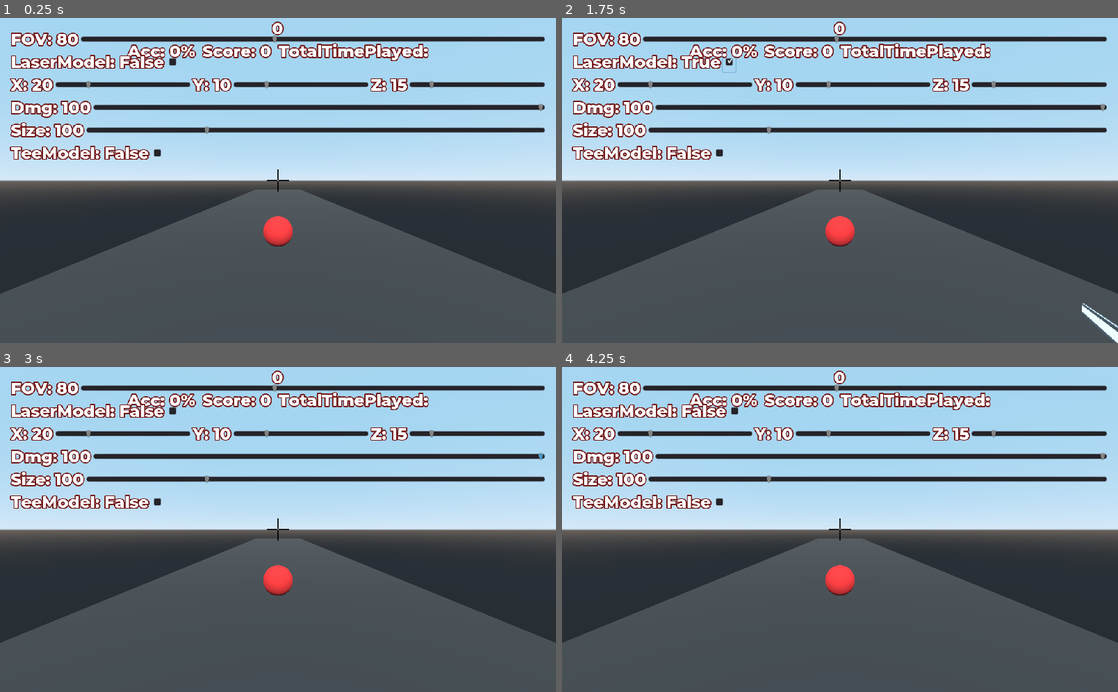
Above: before the commit, frames 1-4 (two rows, left to right).
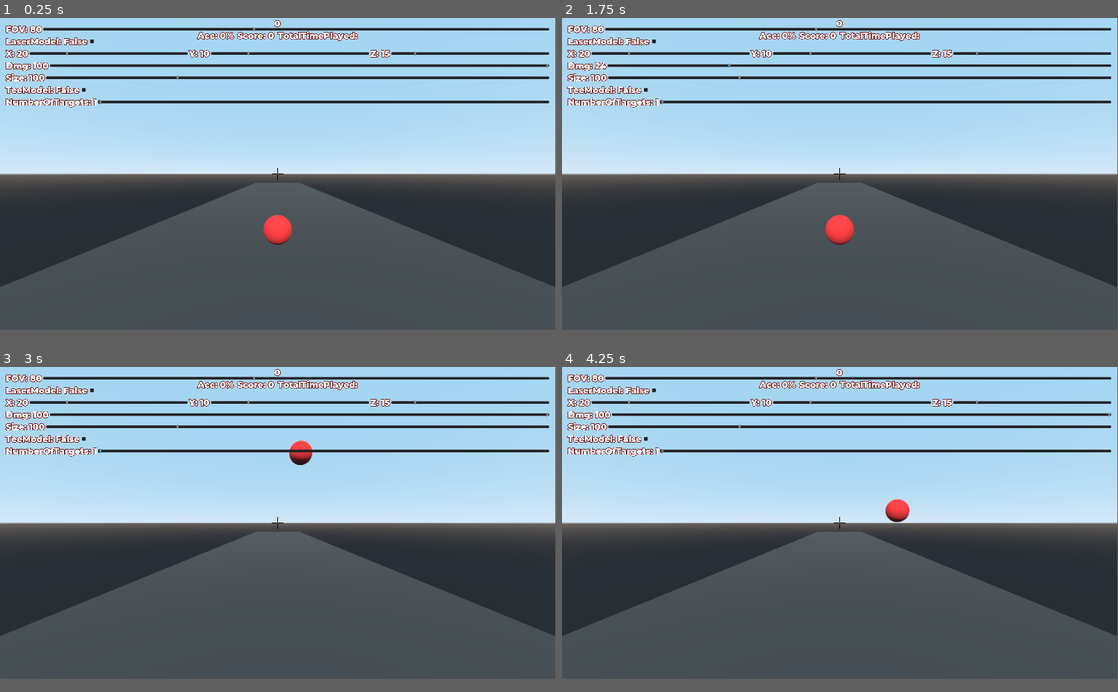
Above: after the commit, the same moments.

Repository: Inateblig/AimTrainer
Game: Godot game, scene res://src/scenes/World.tscn
The game is run twice, just before and just after one commit, with the same random seed, the same clock (stepped at 60 frames per second) and the same inputs.
Inputs (mouse positions are in pixels of both pictures, inside the frame that each line leads up to):
- Up to frame 1 (0.25 s): no input
- Up to frame 2 (1.75 s): click (734, 63) at 0.52 s; tap Enter at 1.25 s; move the mouse to (962, 164) at 1.27 s; hold F (right) from 1.28 s (still down); hold D (bwd) from 1.28 s (still down); click (962, 164) at 1.42 s; tap Space (jump) at 1.52 s
- Up to frame 3 (3 s): tap Middle mouse button (restart) at 2, 2.75 s; move the mouse to (166, 545) at 2.02 s; release F (right) at 2.03 s; release D (bwd) at 2.03 s; hold S (left) 2.03-2.78 s; click (166, 545) at 2.1 s; tap Space (jump) at 2.27 s; move the mouse to (333, 458) at 2.77 s; hold F (right) from 2.78 s (still down); tap Z (zoom_in) at 2.85 s
- Up to frame 4 (4.25 s): tap Middle mouse button (restart) at 3.5 s; move the mouse to (812, 594) at 3.52 s; release F (right) at 3.53 s; hold E (fwd) from 3.53 s (still down); tap D (bwd) at 3.6 s; click (812, 594) at 3.67 s; tap Space (jump) at 3.77 s
In our replay, the window is 800x468 before the commit and 799x449 after it. These sizes can differ from the game's own. Grey fills any space a smaller window leaves; there, only what the larger window draws over its background counts as a difference.

The runs differ from the first frame. In frame 1, 20% of the frame differs, in the area x 0-100%, y 0-85%; in frame 2, 21%; in frame 3, 21%; in frame 4, 21%.

Commit message:
Added number of targets option

Diff:
--- a/project.godot
+++ b/project.godot
@@ -21,11 +21,14 @@
 
 [display]
 
+window/size/width=1920
+window/size/height=1080
 window/vsync/use_vsync=false
 
 [global]
 
 release=false
+msaaa=false
 
 [input]
 
@@ -81,4 +84,6 @@
 
 [rendering]
 
+environment/default_clear_color=Color( 0.301961, 0.301961, 0.301961, 1 )
+quality/filters/msaa=3
 environment/default_environment="res://src/assets/laser/default_env.tres"
--- a/src/scenes/GUI.gd
+++ b/src/scenes/GUI.gd
@@ -23,6 +23,7 @@
 	var dmg: float = $VBoxContainer/Dmg/HSlider.value
 	var size: float = $VBoxContainer/Size/HSlider.value
 	var tee: bool = $VBoxContainer/Tee/CheckBox.pressed
+	var ntargets: int = $VBoxContainer/NTargets/HSlider.value
 	$VBoxContainer/FOV/Label.set_text("FOV: " + str(fov))
 	$VBoxContainer/Laser/Label.set_text("LaserModel: " + str(laser))
 	$VBoxContainer/RandRange/X.set_text("X: " + str(xrange))
@@ -31,12 +32,14 @@
 	$VBoxContainer/Dmg/Label.set_text("Dmg: " + str(dmg))
 	$VBoxContainer/Size/Label.set_text("Size: " + str(size))
 	$VBoxContainer/Tee/Label.set_text("TeeModel: " + str(tee))
+	$VBoxContainer/NTargets/Label.set_text("NumberOfTargets: " + str(ntargets))
 	Globals.fov = fov
 	Globals.laser = laser
 	Globals.randrange = Vector3(xrange, yrange, zrange)
 	Globals.dmg = dmg
 	Globals.size = size
 	Globals.tee = tee
+	Globals.ntargets = ntargets
 
 func zoom():
 	if Input.is_action_just_pressed("zoom_in"):
--- a/src/scenes/GUI.tscn
+++ b/src/scenes/GUI.tscn
@@ -15,7 +15,7 @@
 margin_bottom = -20.0
 
 [node name="FOV" type="HBoxContainer" parent="VBoxContainer"]
-margin_right = 984.0
+margin_right = 1880.0
 margin_bottom = 38.0
 
 [node name="Label" type="Label" parent="VBoxContainer/FOV"]
@@ -26,7 +26,7 @@
 
 [node name="HSlider" type="HSlider" parent="VBoxContainer/FOV"]
 margin_left = 88.0
-margin_right = 984.0
+margin_right = 1880.0
 margin_bottom = 38.0
 size_flags_horizontal = 3
 size_flags_vertical = 1
@@ -37,7 +37,7 @@
 
 [node name="Laser" type="HBoxContainer" parent="VBoxContainer"]
 margin_top = 42.0
-margin_right = 984.0
+margin_right = 1880.0
 margin_bottom = 80.0
 
 [node name="Label" type="Label" parent="VBoxContainer/Laser"]
@@ -53,7 +53,7 @@
 
 [node name="RandRange" type="HBoxContainer" parent="VBoxContainer"]
 margin_top = 84.0
-margin_right = 984.0
+margin_right = 1880.0
 margin_bottom = 122.0
 
 [node name="X" type="Label" parent="VBoxContainer/RandRange"]
@@ -64,7 +64,7 @@
 
 [node name="XSlider" type="HSlider" parent="VBoxContainer/RandRange"]
 margin_left = 55.0
-margin_right = 326.0
+margin_right = 625.0
 margin_bottom = 38.0
 size_flags_horizontal = 3
 size_flags_vertical = 1
@@ -74,15 +74,15 @@
 value = 20.0
 
 [node name="Y" type="Label" parent="VBoxContainer/RandRange"]
-margin_left = 330.0
-margin_right = 380.0
+margin_left = 629.0
+margin_right = 679.0
 margin_bottom = 38.0
 custom_fonts/font = ExtResource( 1 )
 text = "Y: 1"
 
 [node name="YSlider" type="HSlider" parent="VBoxContainer/RandRange"]
-margin_left = 384.0
-margin_right = 655.0
+margin_left = 683.0
+margin_right = 1253.0
 margin_bottom = 38.0
 size_flags_horizontal = 3
 size_flags_vertical = 1
@@ -91,15 +91,15 @@
 value = 10.0
 
 [node name="Z" type="Label" parent="VBoxContainer/RandRange"]
-margin_left = 659.0
-margin_right = 708.0
+margin_left = 1257.0
+margin_right = 1306.0
 margin_bottom = 38.0
 custom_fonts/font = ExtResource( 1 )
 text = "Z: 1"
 
 [node name="ZSlider" type="HSlider" parent="VBoxContainer/RandRange"]
-margin_left = 712.0
-margin_right = 984.0
+margin_left = 1310.0
+margin_right = 1880.0
 margin_bottom = 38.0
 size_flags_horizontal = 3
 size_flags_vertical = 1
@@ -108,7 +108,7 @@
 
 [node name="Dmg" type="HBoxContainer" parent="VBoxContainer"]
 margin_top = 126.0
-margin_right = 984.0
+margin_right = 1880.0
 margin_bottom = 164.0
 
 [node name="Label" type="Label" parent="VBoxContainer/Dmg"]
@@ -119,7 +119,7 @@
 
 [node name="HSlider" type="HSlider" parent="VBoxContainer/Dmg"]
 margin_left = 98.0
-margin_right = 984.0
+margin_right = 1880.0
 margin_bottom = 38.0
 size_flags_horizontal = 3
 size_flags_vertical = 1
@@ -127,7 +127,7 @@
 
 [node name="Size" type="HBoxContainer" parent="VBoxContainer"]
 margin_top = 168.0
-margin_right = 984.0
+margin_right = 1880.0
 margin_bottom = 206.0
 
 [node name="Label" type="Label" parent="VBoxContainer/Size"]
@@ -138,7 +138,7 @@
 
 [node name="HSlider" type="HSlider" parent="VBoxContainer/Size"]
 margin_left = 85.0
-margin_right = 984.0
+margin_right = 1880.0
 margin_bottom = 38.0
 size_flags_horizontal = 3
 size_flags_vertical = 1
@@ -148,7 +148,7 @@
 
 [node name="Tee" type="HBoxContainer" parent="VBoxContainer"]
 margin_top = 210.0
-margin_right = 984.0
+margin_right = 1880.0
 margin_bottom = 248.0
 
 [node name="Label" type="Label" parent="VBoxContainer/Tee"]
@@ -161,3 +161,24 @@
 margin_left = 225.0
 margin_right = 249.0
 margin_bottom = 38.0
+
+[node name="NTargets" type="HBoxContainer" parent="VBoxContainer"]
+margin_top = 252.0
+margin_right = 1880.0
+margin_bottom = 290.0
+
+[node name="Label" type="Label" parent="VBoxContainer/NTargets"]
+margin_right = 303.0
+margin_bottom = 38.0
+custom_fonts/font = ExtResource( 1 )
+text = "NumberOfTargets: "
+
+[node name="HSlider" type="HSlider" parent="VBoxContainer/NTargets"]
+margin_left = 307.0
+margin_right = 1880.0
+margin_bottom = 38.0
+size_flags_horizontal = 3
+size_flags_vertical = 1
+min_value = 1.0
+max_value = 10.0
+value = 1.0
--- a/src/scenes/Globals.gd
+++ b/src/scenes/Globals.gd
@@ -8,6 +8,7 @@
 var size: float = 100
 var tee: bool = false
 var player_pos: Vector3 = Vector3.ZERO
+var ntargets: int = 1
 
 func set_audio_file(filepath, files):
 	var i = randi() % files + 1
--- a/src/scenes/Target.gd
+++ b/src/scenes/Target.gd
@@ -4,9 +4,10 @@
 var psize = Globals.size
 var healthchanged: bool = false
 var soundfilepath = "res://src/assets/sounds/respawn/vo_teefault_spawn-0"
+var target2close = false
 
 func _ready():
-	randomize()
+	respawn(false)
 
 func _process(_delta):
 	if psize != Globals.size:
@@ -16,31 +17,32 @@
 		if health > 25:
 			update_size()
 		elif health <= 0:
-			respawn()
+			respawn(true)
 	psize = Globals.size
 	is_tee_visible(Globals.tee)
 
-func respawn():
+func respawn(sound):
 	health = 100
 	var tries = 0
 	while true:
 		var respawn_pos = random_pos()
-		if (Globals.player_pos - respawn_pos).length() > 5:
+		if (Globals.player_pos - respawn_pos).length() > 5 or target2close:
 			self.translation = respawn_pos
 			break
 		tries += 1
 		if tries >= 10:
 			break
 	update_size()
-	$AudioStreamPlayer3D.stream\
-		= load(Globals.set_audio_file(soundfilepath, 7))
-	$AudioStreamPlayer3D.play()
+	if sound:
+		$AudioStreamPlayer3D.stream\
+			= load(Globals.set_audio_file(soundfilepath, 7))
+		$AudioStreamPlayer3D.play()
 
 func random_pos() -> Vector3:
 	var rx = randi() % int(Globals.randrange.x) - Globals.randrange.x / 2
 	var ry = randi() % int(Globals.randrange.y)
 	var rz = randi() % int(Globals.randrange.z)
-	return Vector3(rx , ry + 1.5 + Globals.size / 100, rz)
+	return Vector3(rx , ry + Globals.size / 100, rz)
 
 func update_size():
 	self.scale = Vector3(1, 1, 1) * health / 100 * Globals.size / 100
@@ -48,3 +50,13 @@
 func is_tee_visible(on):
 	$tee2.visible = on
 	$MeshInstance.visible = !on
+
+
+func _on_Area_body_entered(body):
+	if body != self && body.is_in_group("target"):
+		target2close = true
+
+
+func _on_Area_body_exited(body):
+	if body != self && body.is_in_group("target"):
+		target2close = false
--- a/src/scenes/Enemy.tscn
+++ b/src/scenes/Target.tscn
@@ -7,6 +7,9 @@
 [sub_resource type="SphereMesh" id=1]
 
 [sub_resource type="SphereShape" id=2]
+
+[sub_resource type="SphereShape" id=3]
+radius = 2.0
 
 [node name="Target" type="KinematicBody" groups=["target"]]
 collision_mask = 0
@@ -26,3 +29,11 @@
 [node name="AudioStreamPlayer3D" type="AudioStreamPlayer3D" parent="."]
 visible = false
 unit_db = 30.0
+
+[node name="Area" type="Area" parent="."]
+
+[node name="CollisionShape" type="CollisionShape" parent="Area"]
+shape = SubResource( 3 )
+
+[connection signal="body_entered" from="Area" to="." method="_on_Area_body_entered"]
+[connection signal="body_exited" from="Area" to="." method="_on_Area_body_exited"]
--- a/src/scenes/World.gd
+++ b/src/scenes/World.gd
@@ -5,9 +5,18 @@
 var time: float = 0.0
 var acct: float = 0.0
 var save_path = "user://save.dat"
+var target = preload("res://src/scenes/Target.tscn")
+var pvalue = Globals.ntargets
+
+func _init():
+	randomize()
 
 func _ready():
 	acct = load_time_from_file()
+	get_node("GUI/VBoxContainer/NTargets/HSlider").connect("value_changed", self, "_on_HSlider_value_changed")
+	for _i in range(pvalue):
+		self.add_child(target.instance())
+
 
 func _notification(what):
 	if what == MainLoop.NOTIFICATION_WM_QUIT_REQUEST:
@@ -69,3 +78,24 @@
 			file.close()
 			return float(acct)
 	return 0.0
+
+func spawn_target(n):
+	for _i in range(n):
+		self.add_child(target.instance())
+
+func remove_target(n):
+	var i = 0
+	for c in get_children():
+		if c.is_in_group("target"):
+			remove_child(c)
+			i+=1
+			if i == n:
+				return
+
+
+func _on_HSlider_value_changed(value):
+	if value > pvalue:
+		spawn_target(value - pvalue)
+	else:
+		remove_target(pvalue - value)
+	pvalue = value
--- a/src/scenes/World.tscn
+++ b/src/scenes/World.tscn
@@ -1,8 +1,7 @@
-[gd_scene load_steps=9 format=2]
+[gd_scene load_steps=8 format=2]
 
 [ext_resource path="res://src/materials/grey.tres" type="Material" id=1]
 [ext_resource path="res://src/scenes/Player.tscn" type="PackedScene" id=2]
-[ext_resource path="res://src/scenes/Enemy.tscn" type="PackedScene" id=3]
 [ext_resource path="res://src/scenes/World.gd" type="Script" id=4]
 [ext_resource path="res://src/fonts/font.tres" type="DynamicFont" id=5]
 [ext_resource path="res://src/scenes/GUI.tscn" type="PackedScene" id=6]
@@ -16,7 +15,7 @@
 script = ExtResource( 4 )
 
 [node name="Ground" type="MeshInstance" parent="."]
-transform = Transform( 12.1, 0, 0, 0, 1, 0, 0, 0, 102.683, 0, 0, -13.1422 )
+transform = Transform( 12.1, 0, 0, 0, 1, 0, 0, 0, 102.683, 0, -2, -13.1422 )
 mesh = SubResource( 1 )
 material/0 = ExtResource( 1 )
 
@@ -27,10 +26,7 @@
 shape = SubResource( 2 )
 
 [node name="Player" parent="." instance=ExtResource( 2 )]
-transform = Transform( 1, 0, 0, 0, 1, 0, 0, 0, 1, 0, 3.52615, -13.1422 )
-
-[node name="Target" parent="." instance=ExtResource( 3 )]
-transform = Transform( 1, 0, 0, 0, 1, 0, 0, 0, 1, 0, 2.5, 0 )
+transform = Transform( 1, 0, 0, 0, 1, 0, 0, 0, 1, 0, 1.52615, -13.1422 )
 
 [node name="HUD" type="VBoxContainer" parent="."]
 anchor_right = 1.0
@@ -78,3 +74,5 @@
 
 [connection signal="fire" from="Player" to="." method="_on_Player_fire"]
 [connection signal="hit" from="Player" to="." method="_on_Player_hit"]
+
+[editable path="GUI"]
Not shown: 1 places in src/scenes/Target.tscn that only renumber resources
